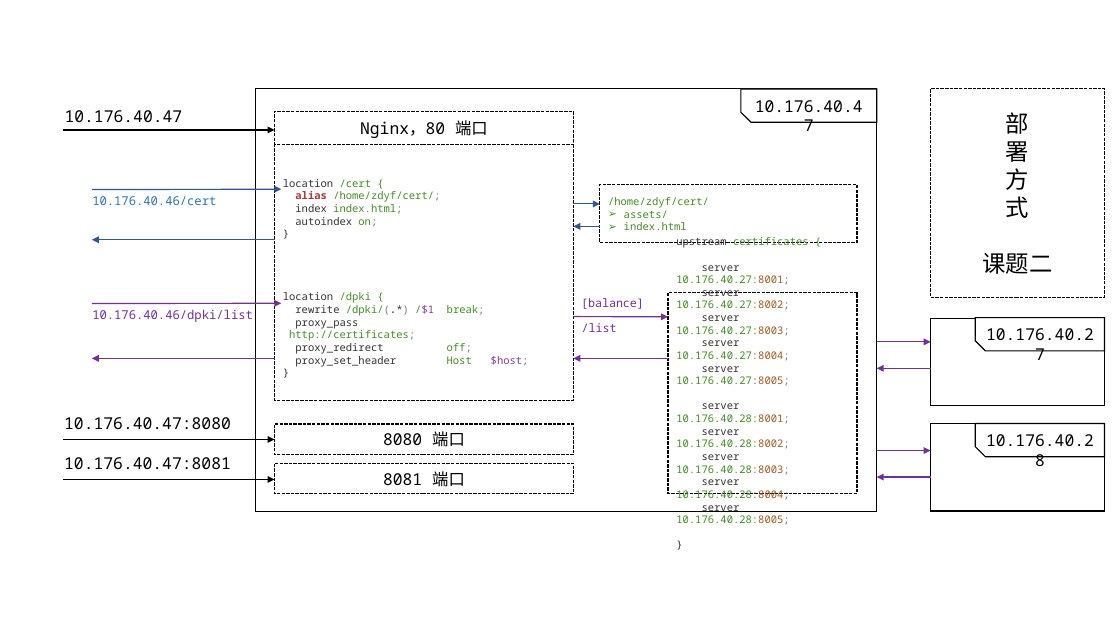
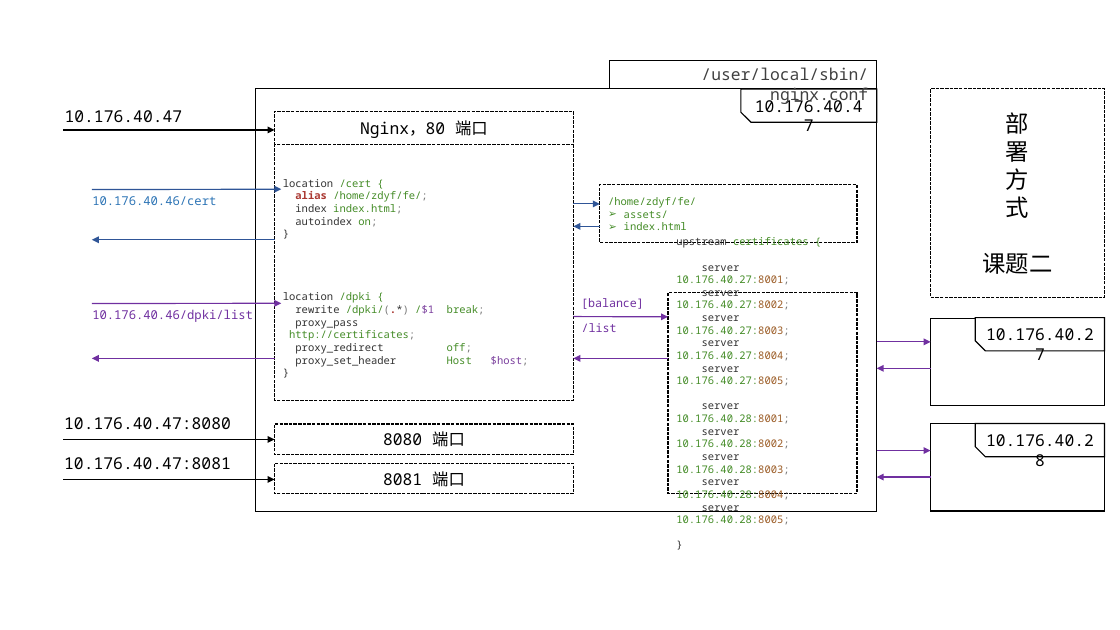
Before and after one commit to MonteCarloClub/zdyf2, a slide deck: slide 1 of doc/部署架构图.pptx. Drawn at 1120x630 pixels with LibreOffice and Linux fonts; fonts in the diff are those of the drawing. Boxes give left, top, right and bottom in pixels: in the first picture for what was removed or moved away, otherwise in the second. Text is boxed around its words. In the diff, an @@ line names an element or a change of style, - is before the commit and + after.

```diff
--- a/doc/部署架构图.pptx
+++ b/doc/部署架构图.pptx
@@ rectangle added at (610, 60, 877, 89), outline #000000 0.75 pt, 14 pt, text #404040 @@
+/user/local/sbin/nginx.conf
@@ text in rectangle at (295, 191, 428, 202): text changed @@
-alias /home/zdyf/cert/;
+alias /home/zdyf/fe/;
@@ text in rectangle at (608, 197, 696, 208): text changed @@
-/home/zdyf/cert/
+/home/zdyf/fe/
```
Also in this commit, not shown: 3 other files.
